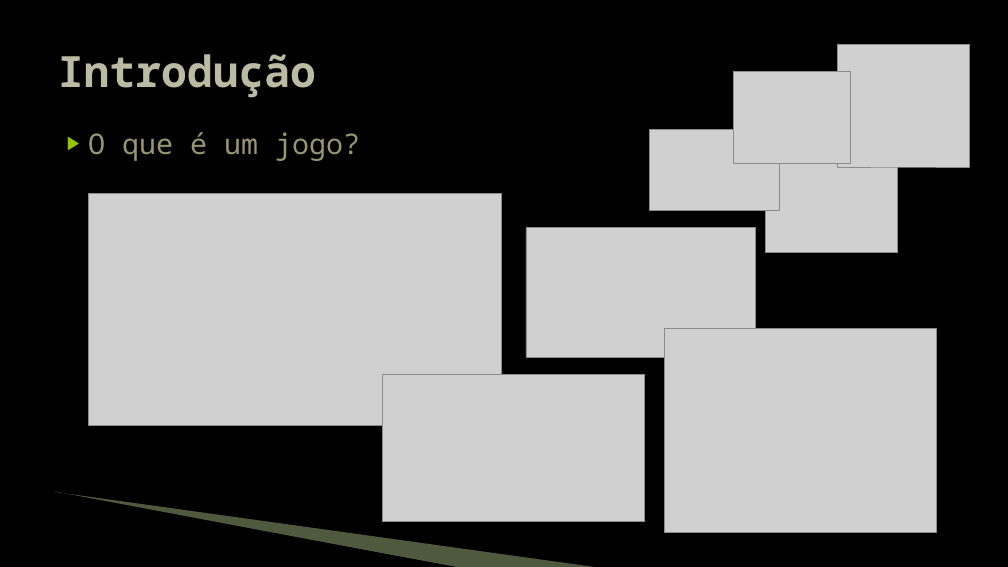
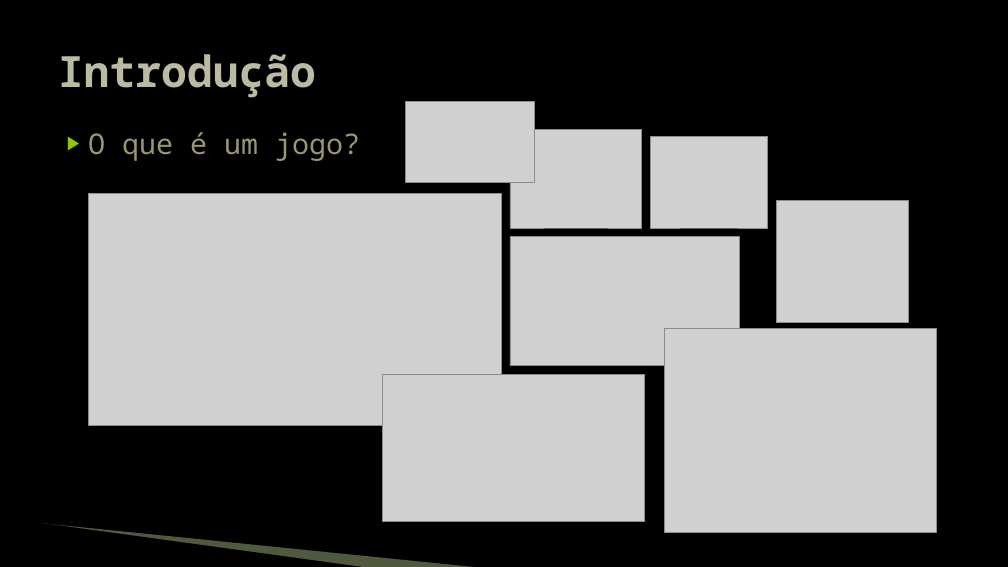
Before and after one commit to JudsonSS/Jogos, a slide deck: slide 2 of Slides/00. Introdução.pptx. Drawn at 1008x567 pixels with LibreOffice and Linux fonts; fonts in the diff are those of the drawing; grey boxes stand for pictures; background and template pictures are left out. Boxes give left, top, right and bottom in pixels: in the first picture for what was removed or moved away, otherwise in the second. Text is boxed around its words. In the diff, an @@ line names an element or a change of style, - is before the commit and + after.

```diff
--- a/Slides/00. Introdução.pptx
+++ b/Slides/00. Introdução.pptx
@@ picture: place and size @@
-picture at [650,130,779,211]
+picture at [405,102,535,183]
@@ picture: place and size @@
-picture at [766,154,898,253]
+picture at [510,129,643,228]
@@ picture: place and size @@
-picture at [734,72,851,164]
+picture at [650,136,768,228]
@@ picture: place and size @@
-picture at [838,45,969,167]
+picture at [777,200,908,323]
@@ picture: place and size @@
-picture at [526,228,755,357]
+picture at [510,237,740,366]
@@ freeform shape removed at [54,494,461,567] @@
@@ freeform shape: place and size @@
-freeform shape at [55,492,600,567]
+freeform shape at [43,523,474,567]
```
Also in this commit, not shown: 32 other slides changed, 1 other file.
